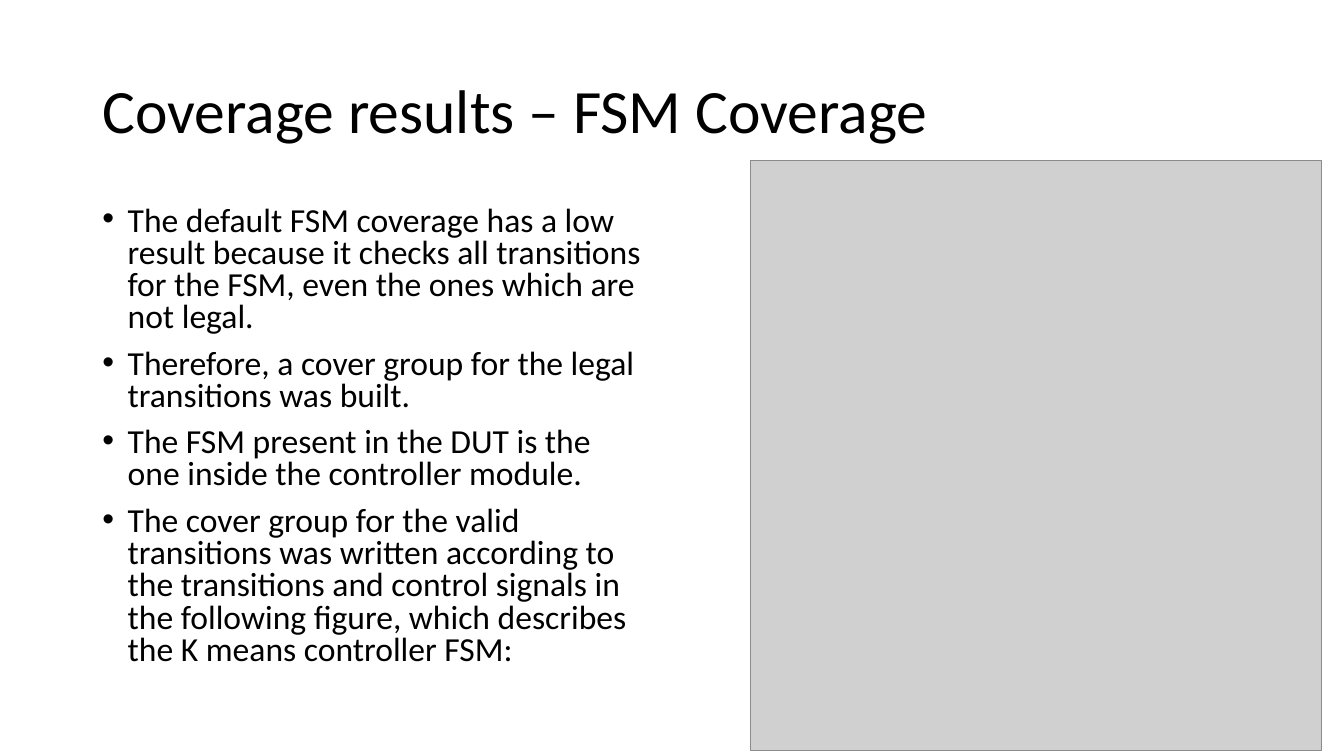
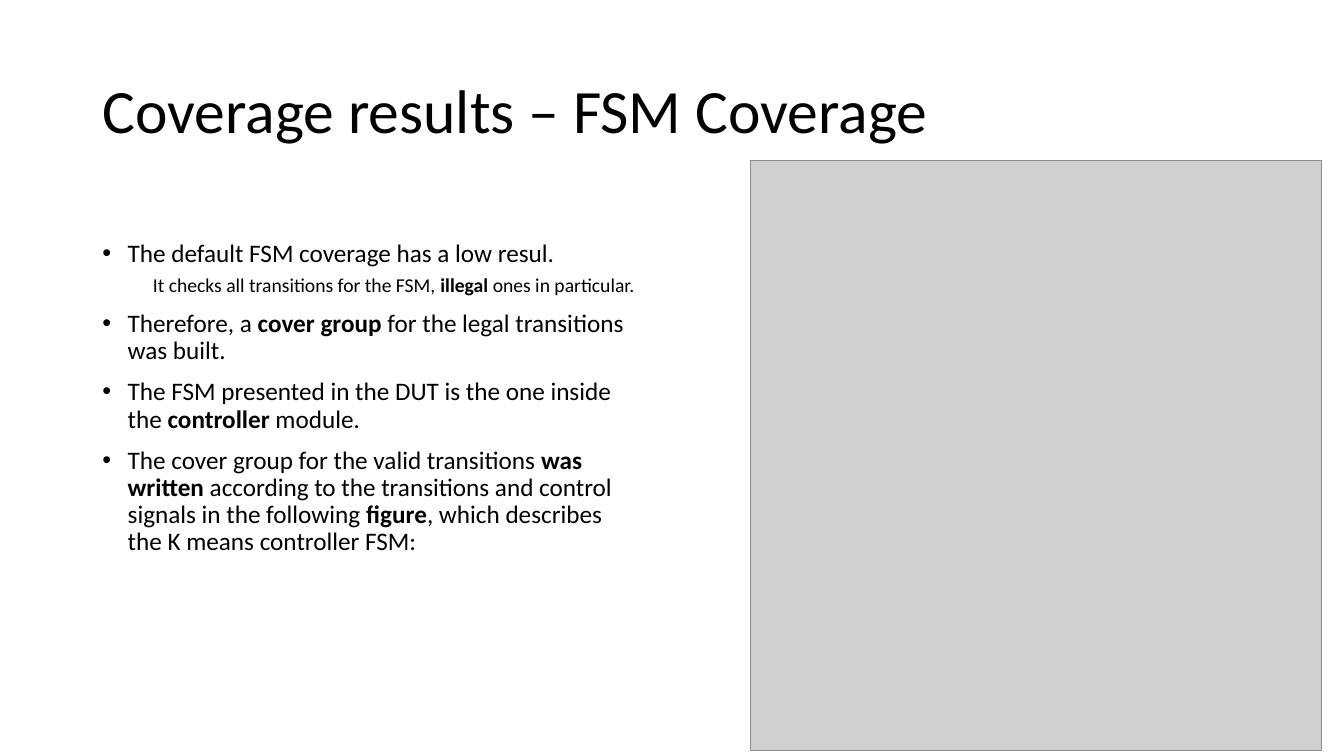
Before and after one commit to liotahuf/UVM_project, a slide deck: slide 42 of Final presentation 3.pptx. Drawn at 1344x756 pixels with LibreOffice and Linux fonts; fonts in the diff are those of the drawing; grey boxes stand for pictures. Boxes give left, top, right and bottom in pixels: in the first picture for what was removed or moved away, otherwise in the second. Text is boxed around its words. In the diff, an @@ line names an element or a change of style, - is before the commit and + after.

```diff
--- a/Final presentation 3.pptx
+++ b/Final presentation 3.pptx
@@ text "The default FSM coverage has ...": place and size @@
-text "The default FSM coverage has ..." at (128,208,640,662)
+text "The default FSM coverage has ..." at (128,244,634,551)
@@ text at (128,244,634,296): text changed; size 24 to 14 pt @@
-• The default FSM coverage has a low result because it checks all transitions for the FSM, even the ones which are not legal.
+• The default FSM coverage has a low resul.
+  It checks all transitions for the FSM, illegal ones in particular.
@@ text at (128,314,623,551): size 24 to 18 pt in "Therefore, a cover group for the legal ...", "The cover group for the valid transitions ..."; bold on in "cover group", "was written figure,"; line spacing 0.8 to 0.9 @@
@@ text at (128,382,611,429): text changed; size 24 to 18 pt @@
-• The FSM present in the DUT is the one inside the controller module.
+• The FSM presented in the DUT is the one inside the controller module.
```
Also in this commit, not shown: 21 other slides changed.
